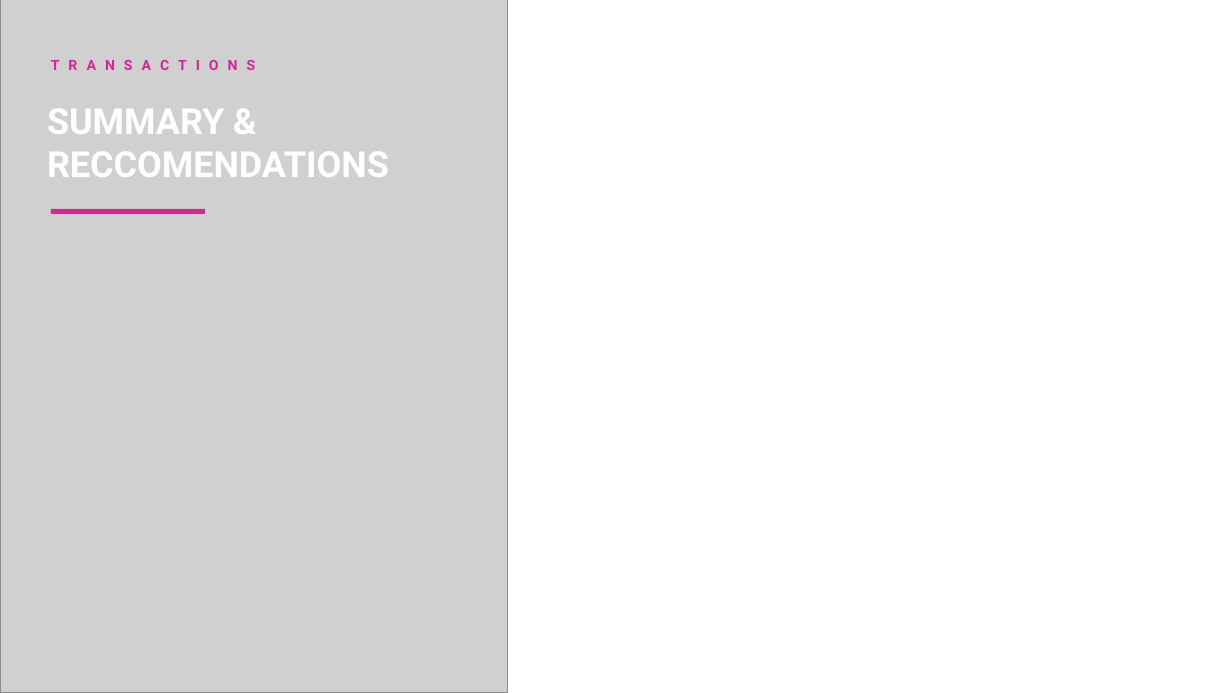
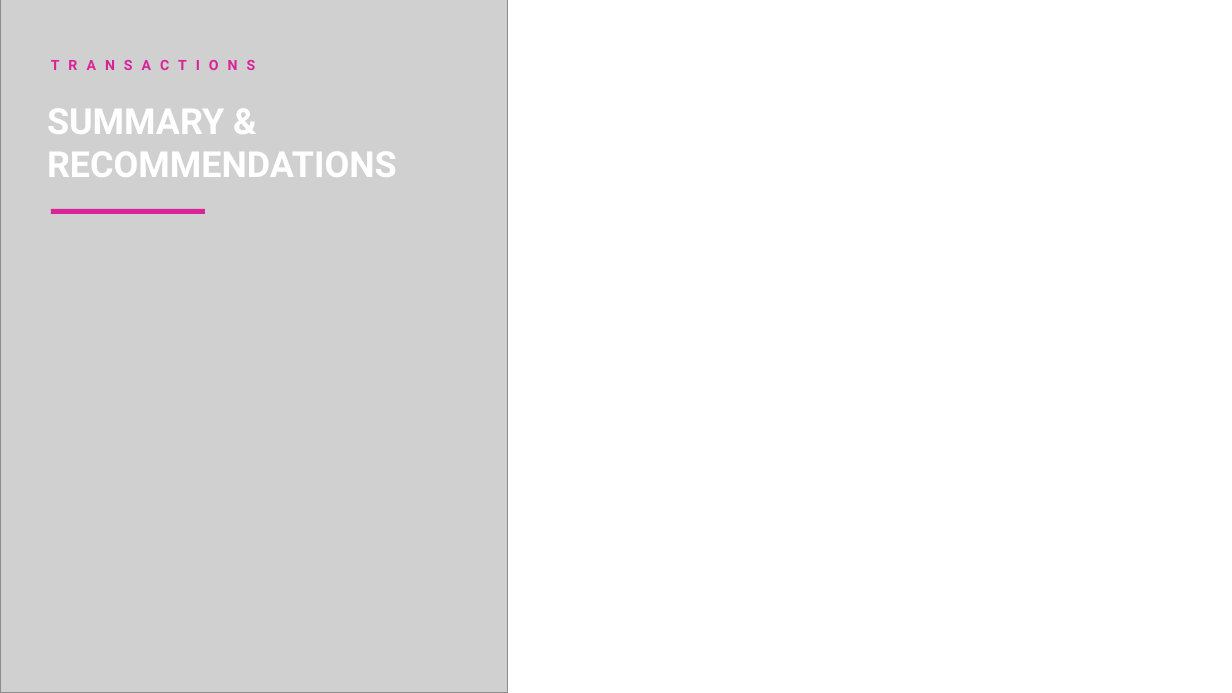
Before and after one commit to oresanniowo-beep/EBR-Gen-v2, a slide deck: slide 19 of EBR_Template.pptx. Drawn at 1232x693 pixels with LibreOffice and Linux fonts; fonts in the diff are those of the drawing; grey boxes stand for pictures. Boxes give left, top, right and bottom in pixels: in the first picture for what was removed or moved away, otherwise in the second. Text is boxed around its words. In the diff, an @@ line names an element or a change of style, - is before the commit and + after.

```diff
--- a/EBR_Template.pptx
+++ b/EBR_Template.pptx
@@ text at (47,108,397,177): text changed @@
-SUMMARY & RECCOMENDATIONS
+SUMMARY & RECOMMENDATIONS
```
Also in this commit, not shown: 7 other slides changed.
